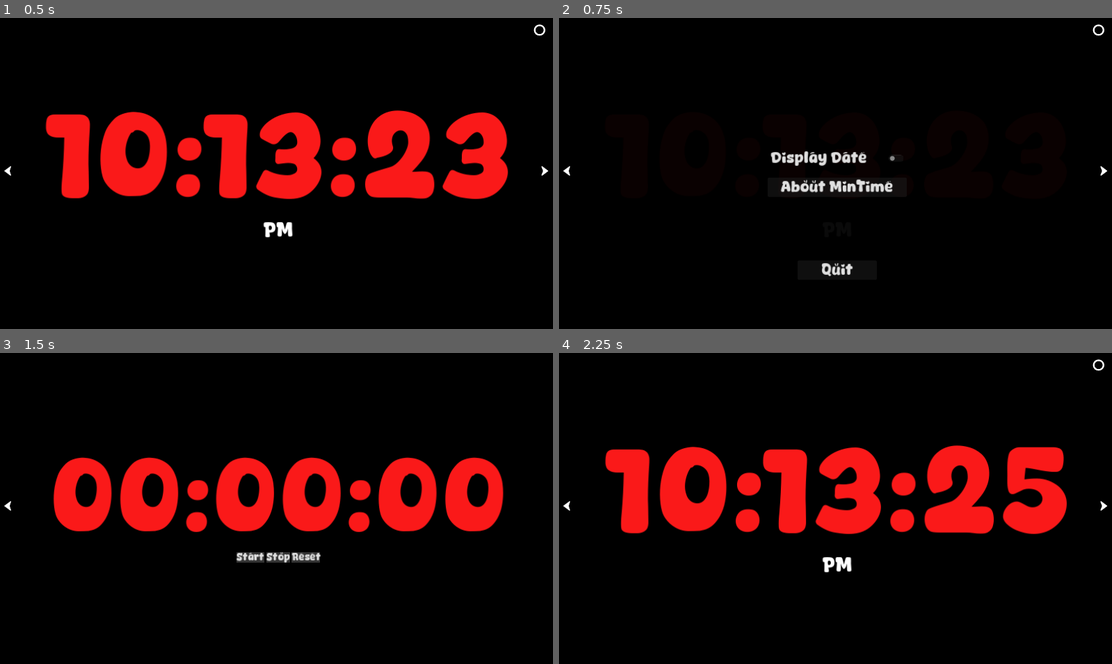
Above: before the commit, frames 1-4 (two rows, left to right).
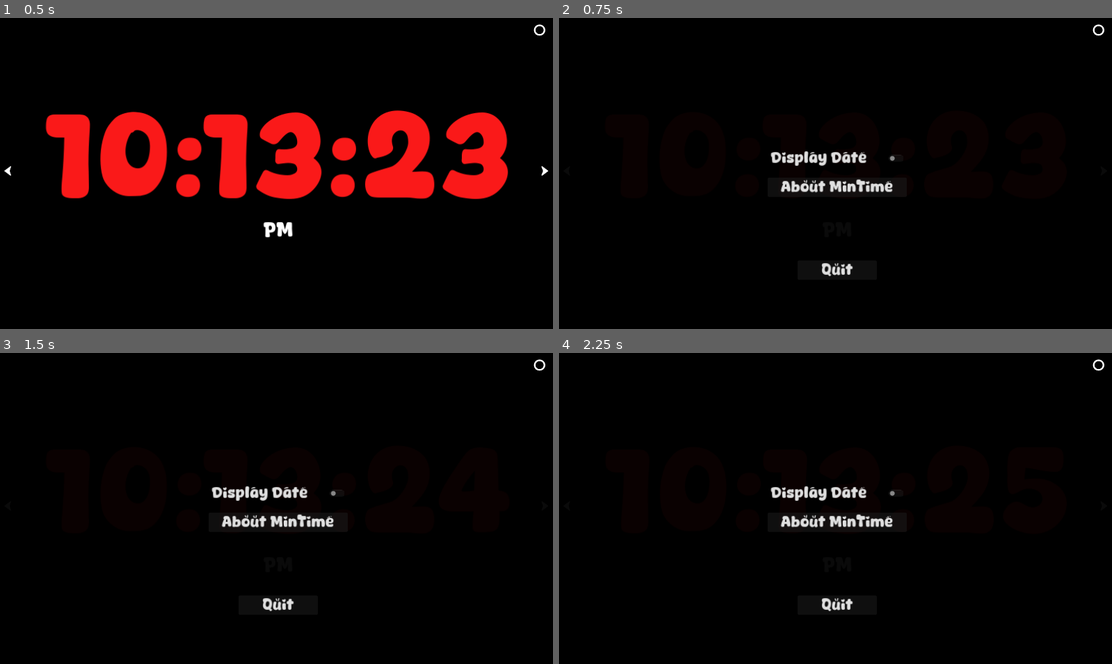
Above: after the commit, the same moments.

Repository: cold-atom/MinTime
Game: Godot game, scene res://main.tscn
Two runs of this game, one before a commit and one after it. Both use one fixed random seed, a clock stepped at 60 frames per second and the inputs below.
Inputs (mouse positions are in pixels of both pictures, inside the frame that each line leads up to):
- Up to frame 1 (0.5 s): no input
- Up to frame 2 (0.75 s): click (1100, 30) at 0.5 s
- Up to frame 3 (1.5 s): click (547, 508) at 1.25 s
- Up to frame 4 (2.25 s): click (570, 508) at 2 s

Frame 1 is identical in both runs. In frame 2, less than 0.1% of the frame differs, in the area x 0-100%, y 47-51%; in frame 3, 13%; in frame 4, 14%, in the area x 0-100%, y 29-84%.

Commit message:
debug and changes

Diff:
--- a/m_timer.gd
+++ b/m_timer.gd
@@ -4,35 +4,40 @@
 @onready var sbox_seconds: SpinBox = $VBoxContainer/GridContainer/Seconds
 @onready var sbox_minutes: SpinBox = $VBoxContainer/GridContainer/Minutes
 @onready var sbox_hours: SpinBox = $VBoxContainer/GridContainer/Hours
+@onready var timer: Timer = $Timer
 
 var seconds = 0
+var wait_time = 1
 
 var timer_state = false
+var accumulated_time = 0.0
 
 func _ready():
 	sbox_hours.connect("value_changed", Callable(self, "_on_time_value_changed"))
-	sbox_minutes.connect("value_changed",Callable(self, "_on_time_value_changed"))
-	sbox_seconds.connect("value_changed",Callable(self, "_on_time_value_changed"))
+	sbox_minutes.connect("value_changed", Callable(self, "_on_time_value_changed"))
+	sbox_seconds.connect("value_changed", Callable(self, "_on_time_value_changed"))
+	timer.start()
 
 func _process(delta):
 	if timer_state:
 		if seconds > 0:
-			seconds -= delta
+			accumulated_time += delta
+			if accumulated_time >= 1.0:
+				seconds -= 1
+				accumulated_time = 0.0
+
 			if seconds <= 0:
 				seconds = 0
 				timer_state = false
 
-			var hours = fmod(fmod(seconds,3600*24) / 3600,24)
-			var mins = fmod(seconds, 60*60)/60
+			var hours = fmod(fmod(seconds, 3600 * 24) / 3600, 24)
+			var mins = fmod(seconds, 60 * 60) / 60
 			var sec = fmod(seconds, 60)
 
-			var formatted_time = "%02d:%02d:%02d" % [hours,mins,sec]
-
-			countdown.text =formatted_time
-
+			var formatted_time = "%02d:%02d:%02d" % [hours, mins, sec]
+			countdown.text = formatted_time
 		else:
 			timer_state = false
-
 
 func _on_start_pressed():
 	timer_state = true
@@ -47,7 +52,7 @@
 	timer_state = false
 	seconds = 0
 
-	# Resets the spinbox to 0
+
 	sbox_hours.value = 0
 	sbox_minutes.value = 0
 	sbox_seconds.value = 0
--- a/m_timer.tscn
+++ b/m_timer.tscn
@@ -128,6 +128,8 @@
 grow_vertical = 2
 texture_normal = ExtResource("4_m4j7c")
 
+[node name="Timer" type="Timer" parent="."]
+
 [connection signal="pressed" from="VBoxContainer/HBoxContainer/Reset" to="." method="_on_reset_pressed"]
 [connection signal="pressed" from="VBoxContainer/HBoxContainer/Start" to="." method="_on_start_pressed"]
 [connection signal="pressed" from="VBoxContainer/HBoxContainer/Stop" to="." method="_on_stop_pressed"]
--- a/main.tscn
+++ b/main.tscn
@@ -78,6 +78,42 @@
 theme_override_font_sizes/font_size = 30
 text = "Date"
 
+[node name="Control" type="Control" parent="."]
+layout_mode = 1
+anchors_preset = 14
+anchor_top = 0.5
+anchor_right = 1.0
+anchor_bottom = 0.5
+grow_horizontal = 2
+grow_vertical = 2
+script = ExtResource("7_1y7k3")
+
+[node name="Right" type="TextureButton" parent="Control"]
+layout_mode = 1
+anchors_preset = 6
+anchor_left = 1.0
+anchor_top = 0.5
+anchor_right = 1.0
+anchor_bottom = 0.5
+offset_left = -40.0
+offset_top = -20.0
+offset_bottom = 20.0
+grow_horizontal = 0
+grow_vertical = 2
+texture_normal = ExtResource("7_immdm")
+
+[node name="Left" type="TextureButton" parent="Control"]
+layout_mode = 1
+anchors_preset = 4
+anchor_top = 0.5
+anchor_bottom = 0.5
+offset_top = -20.0
+offset_right = 40.0
+offset_bottom = 20.0
+grow_vertical = 2
+texture_normal = ExtResource("7_immdm")
+flip_h = true
+
 [node name="Settings" type="Panel" parent="."]
 visible = false
 layout_mode = 1
@@ -232,47 +268,11 @@
 stream = ExtResource("5_yrr8k")
 bus = &"ToggleSound"
 
-[node name="Control" type="Control" parent="."]
-layout_mode = 1
-anchors_preset = 14
-anchor_top = 0.5
-anchor_right = 1.0
-anchor_bottom = 0.5
-grow_horizontal = 2
-grow_vertical = 2
-script = ExtResource("7_1y7k3")
-
-[node name="Right" type="TextureButton" parent="Control"]
-layout_mode = 1
-anchors_preset = 6
-anchor_left = 1.0
-anchor_top = 0.5
-anchor_right = 1.0
-anchor_bottom = 0.5
-offset_left = -40.0
-offset_top = -20.0
-offset_bottom = 20.0
-grow_horizontal = 0
-grow_vertical = 2
-texture_normal = ExtResource("7_immdm")
-
-[node name="Left" type="TextureButton" parent="Control"]
-layout_mode = 1
-anchors_preset = 4
-anchor_top = 0.5
-anchor_bottom = 0.5
-offset_top = -20.0
-offset_right = 40.0
-offset_bottom = 20.0
-grow_vertical = 2
-texture_normal = ExtResource("7_immdm")
-flip_h = true
-
 [connection signal="date_update" from="." to="." method="_on_date_update"]
+[connection signal="pressed" from="Control/Right" to="Control" method="_on_right_pressed"]
+[connection signal="pressed" from="Control/Left" to="Control" method="_on_left_pressed"]
 [connection signal="pressed" from="Settings/Quit" to="." method="_on_quit_pressed"]
 [connection signal="pressed" from="Settings/VBoxContainer2/DisplayDate" to="." method="_on_display_date_pressed"]
 [connection signal="pressed" from="Settings/VBoxContainer2/AboutMinTime" to="." method="_on_about_min_time_pressed"]
 [connection signal="pressed" from="Settings/About/Close" to="." method="_on_close_pressed"]
 [connection signal="pressed" from="TextureButton" to="." method="_on_texture_button_pressed"]
-[connection signal="pressed" from="Control/Right" to="Control" method="_on_right_pressed"]
-[connection signal="pressed" from="Control/Left" to="Control" method="_on_left_pressed"]
